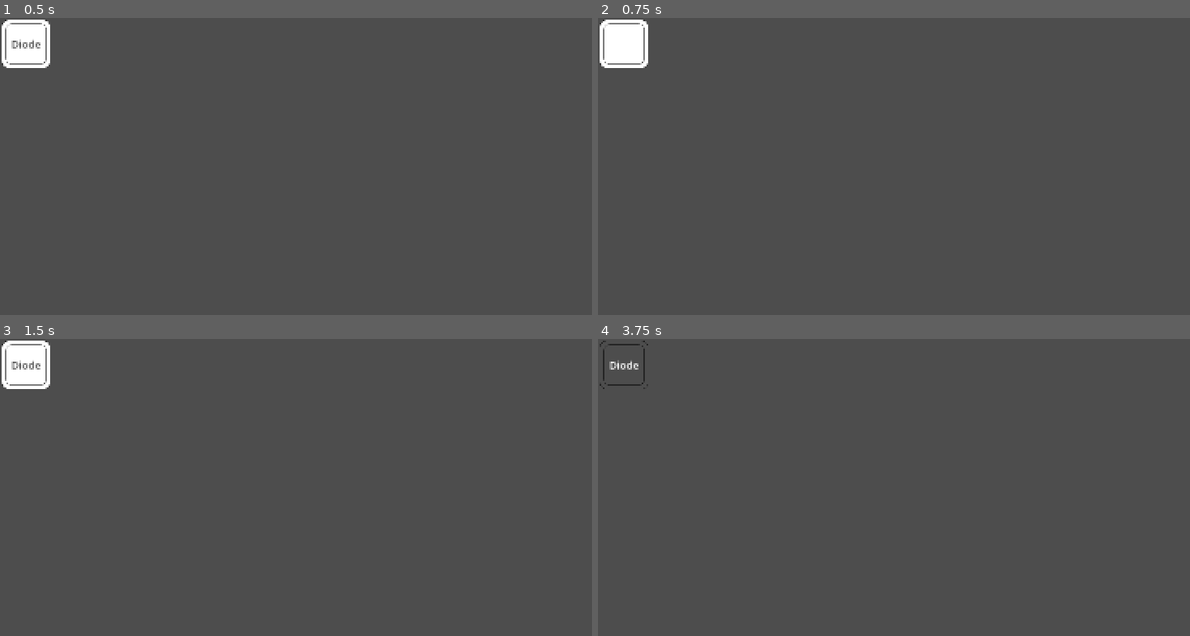
Above: before the commit, frames 1-4 (two rows, left to right).
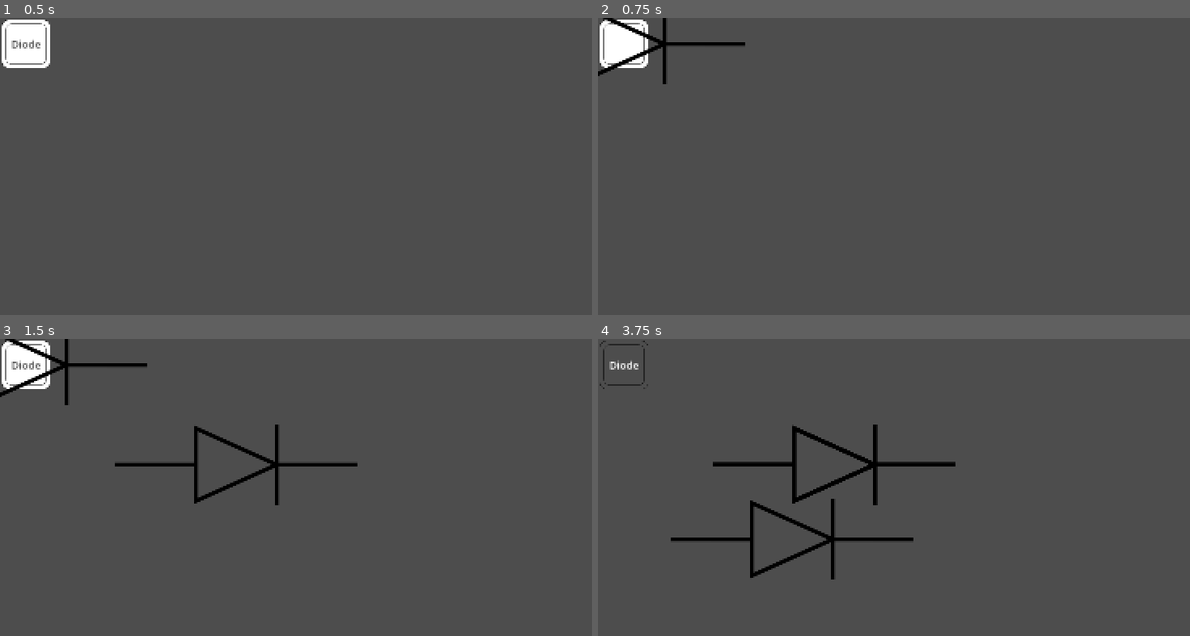
Above: after the commit, the same moments.

Repository: AsherYankovski/HistoryOfRadio
Game: Godot game, scene res://scenes/InGameUI.tscn
The game is run twice, just before and just after one commit, with the same random seed, the same clock (stepped at 60 frames per second) and the same inputs.
Inputs (mouse positions are in pixels of both pictures, inside the frame that each line leads up to):
- Up to frame 1 (0.5 s): no input
- Up to frame 2 (0.75 s): click "Diode" at 0.5 s
- Up to frame 3 (1.5 s): click "Diode" at 1.25 s
- Up to frame 4 (3.75 s): click "Diode" at 2 s; tap Enter at 2.75 s; move the mouse to (1065, 502) at 2.77 s; tap Space at 3.5 s; move the mouse to (793, 537) at 3.52 s

Frame 1 is identical in both runs. In frame 2, 0.6% of the frame differs, in the area x 0-25%, y 0-23%; in frame 3, 1.6%; in frame 4, 2.3%, in the area x 12-61%, y 28-81%.

Commit message:
Invariants for base elemet texture via atlas

Diff:
--- a/scenes/Test.tscn
+++ b/scenes/Test.tscn
@@ -22,14 +22,15 @@
 
 [node name="Button" type="Button" parent="Button" unique_id=2087701692]
 layout_mode = 1
-anchors_preset = 7
-anchor_left = 0.5
-anchor_top = 1.0
-anchor_right = 0.5
-anchor_bottom = 1.0
-offset_left = -42.82946
-offset_top = -85.0
-offset_right = 42.82946
+anchors_preset = -1
+anchor_left = 1.4890001
+anchor_top = 0.93900007
+anchor_right = 1.4890001
+anchor_bottom = 0.93900007
+offset_left = -42.910004
+offset_top = -111.22702
+offset_right = 42.74893
+offset_bottom = -26.22702
 grow_horizontal = 2
 grow_vertical = 0
 icon = ExtResource("2_0d6la")
--- /dev/null
+++ b/scenes/diode.gd
@@ -0,0 +1,20 @@
+extends Node2D
+
+var textures: Dictionary = {1: "Diode", 2: "Capasitor", 3: "Coil"}
+var cnt: int = 0
+
+func test(b: String) -> void:
+	if b.match("Diode"):
+		get_node("Sprite2D").region_rect = Rect2(7,7,600,200)
+	elif b.match("Capasitor"):
+		get_node("Sprite2D").region_rect = Rect2(7,257,600,200)
+	elif b.match("Coil"):
+		get_node("Sprite2D").region_rect = Rect2(7,457,600,200)
+	pass
+
+
+func _on_timer_timeout() -> void:
+	cnt += 1
+	test(textures[cnt])
+	cnt = cnt % 3
+pass # Replace with function body.
--- a/scenes/diode.tscn
+++ b/scenes/diode.tscn
@@ -1,5 +1,20 @@
 [gd_scene format=3 uid="uid://pstk2umbij7q"]
 
+[ext_resource type="Script" uid="uid://dng2f8mj5lwt6" path="res://scenes/diode.gd" id="1_3t12a"]
+[ext_resource type="Texture2D" uid="uid://buf7f47b01qh5" path="res://assetes/Atlas.png" id="2_eox7m"]
+
 [node name="Diode" type="Node2D" unique_id=126801828]
+position = Vector2(584, 311)
+script = ExtResource("1_3t12a")
 
 [node name="Sprite2D" type="Sprite2D" parent="." unique_id=66081351]
+texture = ExtResource("2_eox7m")
+region_enabled = true
+region_rect = Rect2(7, 7, 600, 200)
+region_filter_clip_enabled = true
+
+[node name="Timer" type="Timer" parent="." unique_id=1724354977]
+wait_time = 5.0
+autostart = true
+
+[connection signal="timeout" from="Timer" to="." method="_on_timer_timeout"]
Binary file changed: assetes/Atlas.png
Not shown, added: scenes/diode.gd.uid
